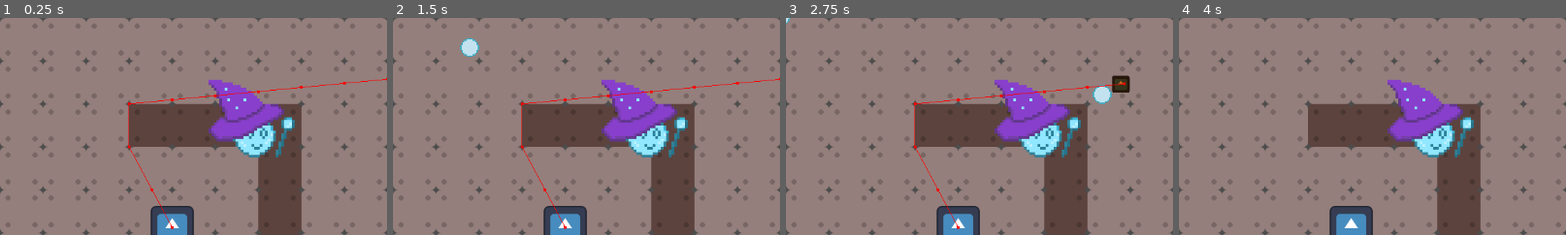
Above: before the commit, frames 1-4 (left to right).
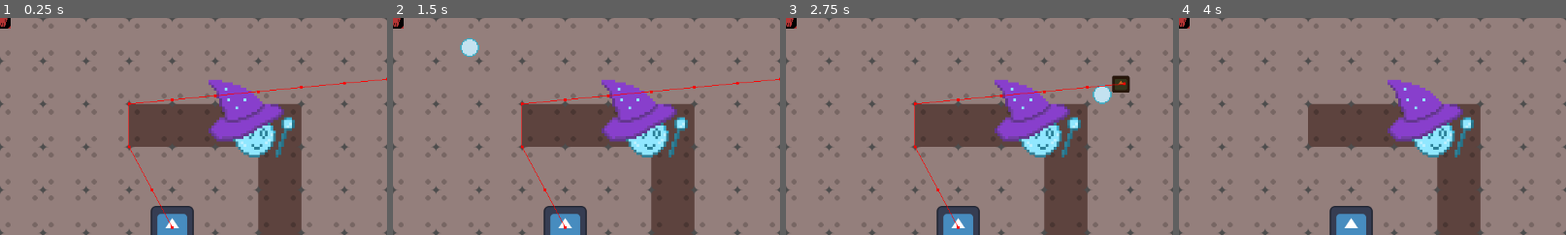
Above: after the commit, the same moments.

Repository: MichelleCDjunaidi/bubble-trouble
Game: Godot game, scene res://scenes/world.tscn
The game is run twice, just before and just after one commit, with the same random seed, the same clock (stepped at 60 frames per second) and the same inputs. This scene is started directly instead of the project's main scene. The engine's default icon, where the game draws it, is replaced by a stand-in: a white triangle on a blue panel in a dark square.
Inputs (mouse positions are % of the whole screen's width and height, from its top left):
- Up to frame 1 (0.25 s): no input
- Up to frame 2 (1.5 s): tap Enter (ui_accept) at 0.5, 0.77 s; move the mouse to (72, 45) at 0.52 s; hold Right (ui_right) from 0.53 s (still down); click (72, 45) at 0.67 s; move the mouse to (30, 55) at 1.27 s; click (30, 55) at 1.42 s
- Up to frame 3 (2.75 s): tap Enter (ui_accept) at 1.52 s; move the mouse to (60, 28) at 2.02 s; release Right (ui_right) at 2.03 s; hold Left (ui_left) from 2.03 s (still down); click (60, 28) at 2.17 s
- Up to frame 4 (4 s): move the mouse to (45, 70) at 2.77 s; release Left (ui_left) at 2.78 s; hold Right (ui_right) from 2.78 s (still down); click (45, 70) at 2.92 s; tap Enter (ui_accept) at 3.02, 3.5, 3.77 s; move the mouse to (80, 65) at 3.52 s; click (80, 65) at 3.67 s
The pictures show only the part of the screen within x 0-50%, y 0-50%; the shares and areas given below are measured in that part.

The runs differ from the first frame. In frame 1, 0.1% of the frame differs, in the area x 0-3%, y 0-5%; in frame 2, 0.1%; in frame 3, 0.1%; in frame 4, 0.1%.

Commit message:
feat: fix spawner, add endgame

Diff:
--- a/scenes/dialogue.gd
+++ b/scenes/dialogue.gd
@@ -15,6 +15,7 @@
 func _on_area_2d_input_event(viewport: Node, event: InputEvent, shape_idx: int) -> void:
 	if event is InputEventMouseButton and event.is_pressed() and event.button_index==MOUSE_BUTTON_LEFT:
 		if curr_idx >= convos.size():
+			get_tree().change_scene_to_file("res://scenes/world.tscn")
 			print("figure out change scene")
 		else:
 			$Label.text = convos[curr_idx]
--- /dev/null
+++ b/scenes/endgame.tscn
@@ -0,0 +1,37 @@
+[gd_scene load_steps=3 format=3 uid="uid://drqmv3k6rhgh5"]
+
+[ext_resource type="Texture2D" uid="uid://byd4w6f56ramy" path="res://Sprite-0001.png" id="1_ylrbw"]
+
+[sub_resource type="RectangleShape2D" id="RectangleShape2D_tjaxt"]
+size = Vector2(797, 144)
+
+[node name="Endgame" type="Node2D"]
+
+[node name="NinePatchRect" type="NinePatchRect" parent="."]
+offset_left = -2.0
+offset_right = 796.0
+offset_bottom = 149.0
+texture = ExtResource("1_ylrbw")
+patch_margin_left = 5
+patch_margin_top = 5
+patch_margin_right = 5
+patch_margin_bottom = 5
+
+[node name="Area2D" type="Area2D" parent="."]
+
+[node name="CollisionShape2D" type="CollisionShape2D" parent="Area2D"]
+position = Vector2(397.5, 75)
+shape = SubResource("RectangleShape2D_tjaxt")
+
+[node name="Label" type="Label" parent="."]
+offset_left = 150.0
+offset_top = 27.0
+offset_right = 762.0
+offset_bottom = 119.0
+theme_override_colors/font_color = Color(0.038284, 0.160085, 0.245093, 1)
+text = "Will Bobble find out what's going on here? To be continued!"
+autowrap_mode = 3
+
+[node name="Sprite2D" type="Sprite2D" parent="."]
+position = Vector2(72, 72)
+scale = Vector2(3, 3)
--- a/scenes/enemy.gd
+++ b/scenes/enemy.gd
@@ -5,6 +5,9 @@
 @export var player: Node2D
 @onready var nav_agent:= $NavigationAgent2D as NavigationAgent2D
 
+func _ready():
+	player = get_node("/root/Node2D/player")
+	print(player)
 #movement of enemey is classfied as void
 func _physics_process(delta: float) -> void:
 	#direction based on navigation agent
--- a/scenes/spawner.gd
+++ b/scenes/spawner.gd
@@ -16,13 +16,14 @@
 	if(index==sequence.size()):
 		go_to_dialogue()
 	else:
+		print("a")
 		var instance = enemy.instantiate()
-		add_child(instance)
+		print("b")
+		get_parent().add_child(instance)
 		$Timer.start(sequence[index])
 		index += 1
 
 func go_to_dialogue():
-	print("going to dialogue")
-	get_tree().change_scene_to_file("res://scenes/world.tscn")
+	get_tree().change_scene_to_file("res://scenes/endgame.tscn")
 	pass
 	#go to the dialogue scene
--- a/scenes/world.tscn
+++ b/scenes/world.tscn
@@ -1,9 +1,10 @@
-[gd_scene load_steps=8 format=4 uid="uid://5vrh1niv735y"]
+[gd_scene load_steps=9 format=4 uid="uid://5vrh1niv735y"]
 
 [ext_resource type="Texture2D" uid="uid://dwg71dfl1sh1e" path="res://tilesheet_complete.png" id="1_pemqy"]
 [ext_resource type="PackedScene" uid="uid://br36t704nivup" path="res://scenes/player.tscn" id="2_y733h"]
 [ext_resource type="PackedScene" uid="uid://clqna6i8r03e" path="res://scenes/enemy.tscn" id="3_chx84"]
 [ext_resource type="PackedScene" uid="uid://cae2gg7ycsioq" path="res://scenes/tower.tscn" id="4_0yk0b"]
+[ext_resource type="PackedScene" uid="uid://cc5vm6vxjhle" path="res://scenes/spawner.tscn" id="5_y78ao"]
 
 [sub_resource type="NavigationPolygon" id="NavigationPolygon_3a8jx"]
 vertices = PackedVector2Array(32, 32, -32, 32, -32, -32, 32, -32)
@@ -304,3 +305,5 @@
 
 [node name="Tower" parent="." instance=ExtResource("4_0yk0b")]
 position = Vector2(375, 145)
+
+[node name="spawner" parent="." instance=ExtResource("5_y78ao")]
